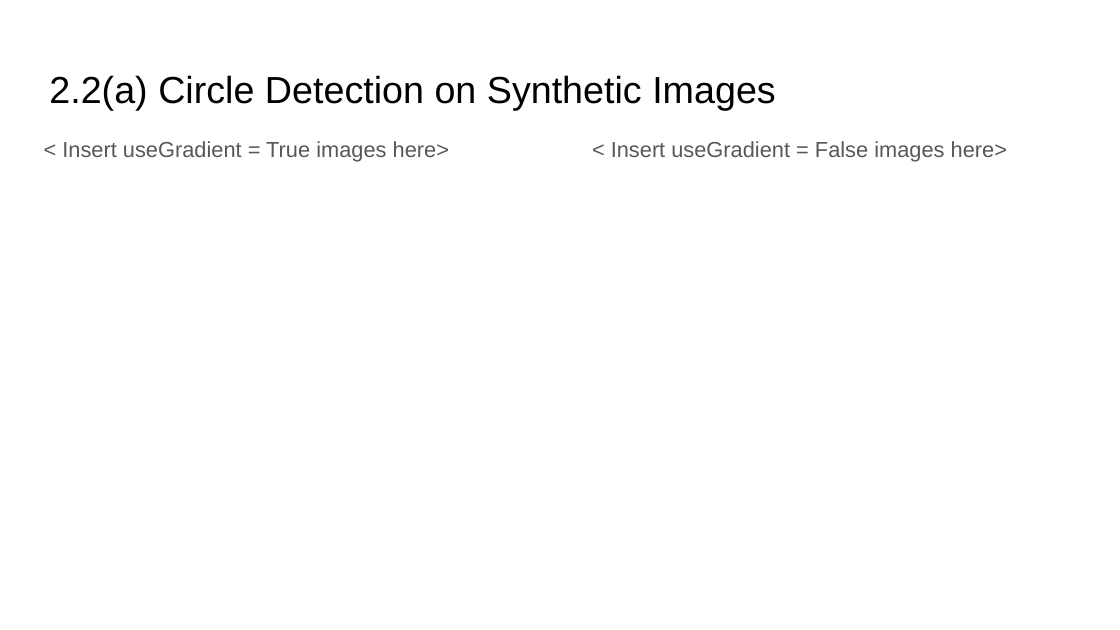
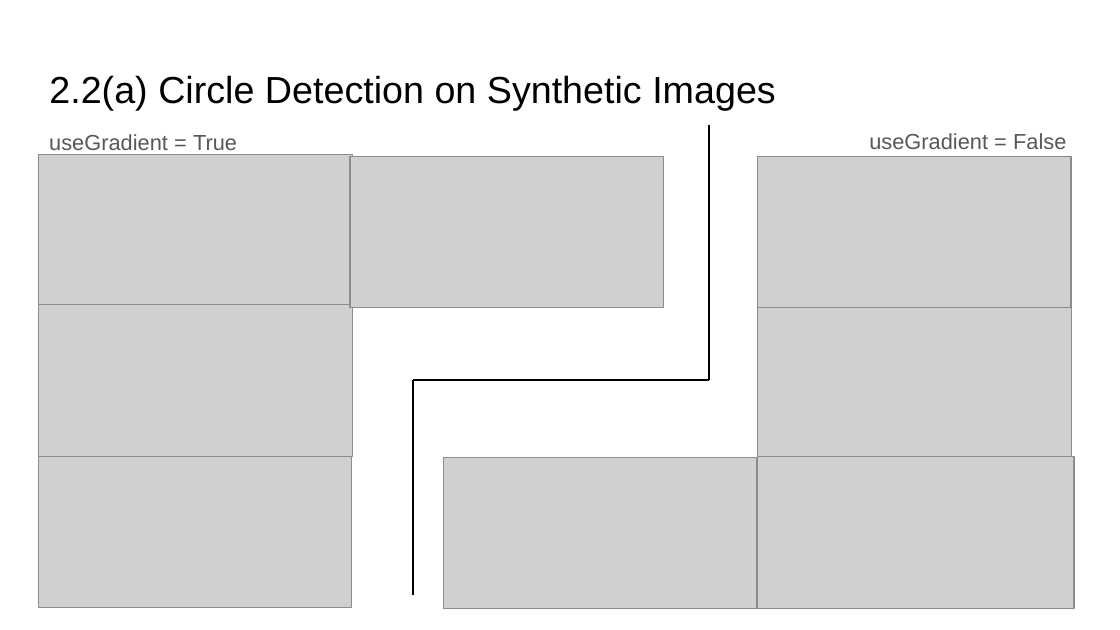
Before and after one commit to yunqingjia/cs4476, a slide deck: slide 7 of PS4/PS4_report_template.pptx. Drawn at 1120x630 pixels with LibreOffice and Linux fonts; fonts in the diff are those of the drawing; grey boxes stand for pictures. Boxes give left, top, right and bottom in pixels: in the first picture for what was removed or moved away, otherwise in the second. Text is boxed around its words. In the diff, an @@ line names an element or a change of style, - is before the commit and + after.

```diff
--- a/PS4/PS4_report_template.pptx
+++ b/PS4/PS4_report_template.pptx
@@ text at bbox=[49, 134, 237, 150]: text changed @@
-< Insert useGradient = True images here>
+useGradient = True
@@ line added from (709, 124) to (709, 381), #000000 1.5 pt @@
@@ text at bbox=[869, 133, 1066, 149]: text changed @@
-< Insert useGradient = False images here>
+useGradient = False
@@ picture added at bbox=[38, 155, 352, 306] @@
@@ picture added at bbox=[351, 156, 664, 307] @@
@@ picture added at bbox=[757, 156, 1071, 307] @@
@@ picture added at bbox=[38, 305, 352, 456] @@
@@ picture added at bbox=[757, 307, 1071, 458] @@
@@ line added from (413, 381) to (413, 595), #000000 1.5 pt @@
@@ line added from (709, 381) to (413, 381), #000000 1.5 pt @@
@@ picture added at bbox=[38, 456, 352, 607] @@
@@ picture added at bbox=[444, 457, 757, 608] @@
@@ picture added at bbox=[757, 456, 1073, 608] @@
```
Also in this commit, not shown: 6 other slides changed, 1 slide added, 1 slide removed, 6 other files.
